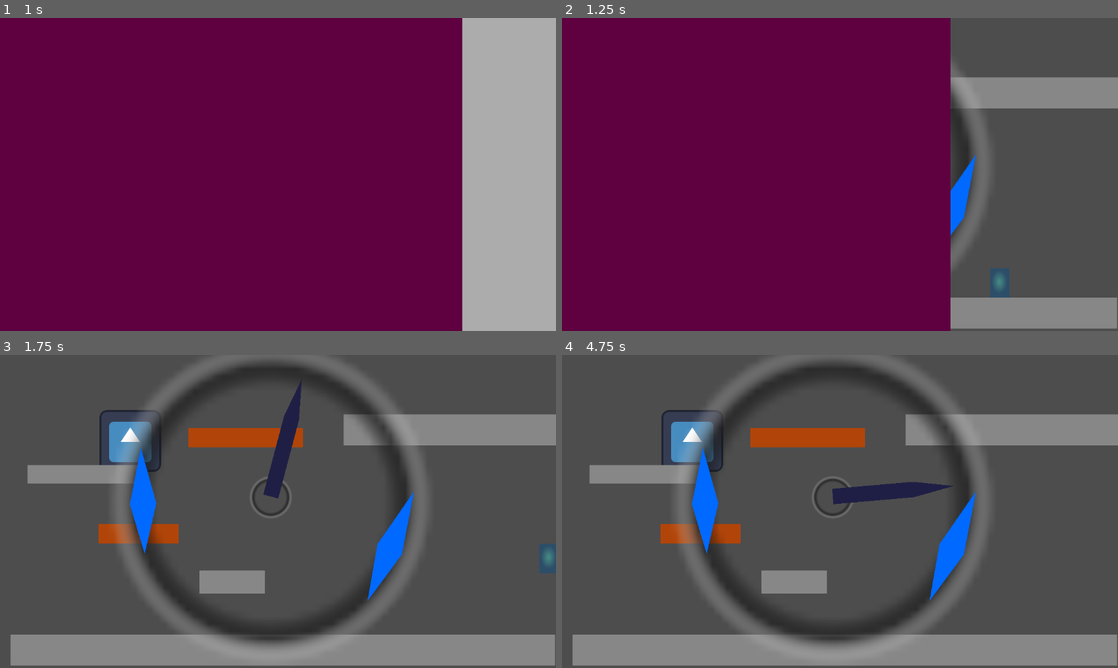
Above: before the commit, frames 1-4 (two rows, left to right).
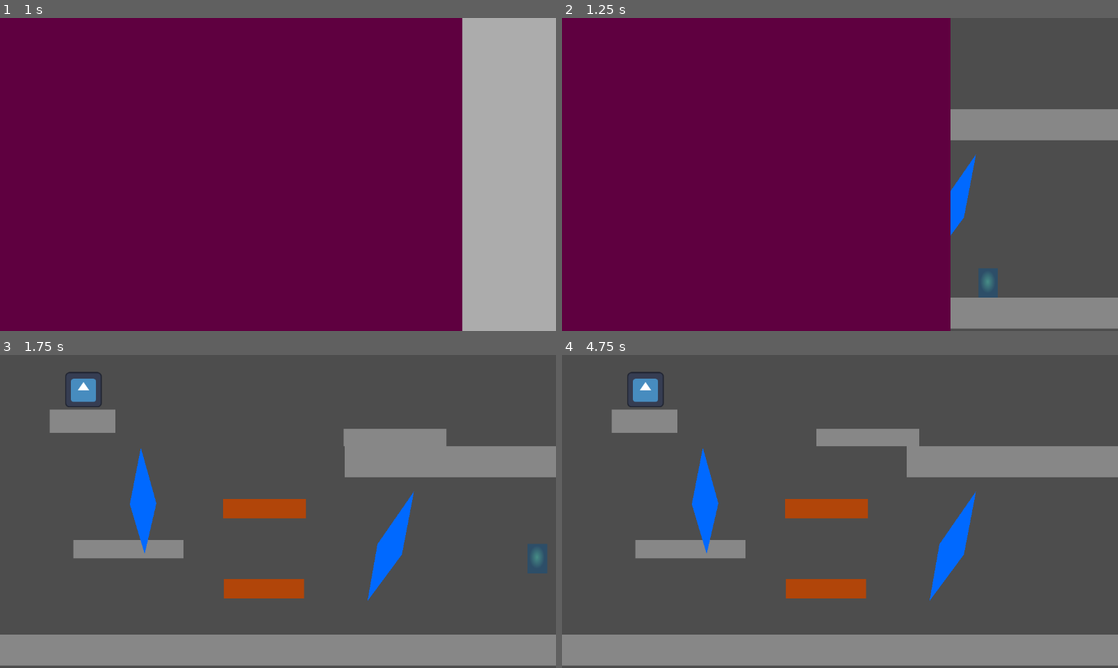
Above: after the commit, the same moments.

Repository: karasikrus/sib_jam_2023
Game: Godot game, scene res://scenes/menu/main_menu.tscn
Two runs of this game, one before a commit and one after it. Both use one fixed random seed, a clock stepped at 60 frames per second and the inputs below. The engine's default icon, where the game draws it, is replaced by a stand-in: a white triangle on a blue panel in a dark square.
Inputs:
- Up to frame 1 (1 s): click "Play Clock prototype" at 0.5 s
- Up to frame 2 (1.25 s): no input
- Up to frame 3 (1.75 s): hold Right (ui_right) from 1.28 s (still down); tap Space (jump) at 1.52 s
- Up to frame 4 (4.75 s): tap Space (jump) at 2.27, 3.77, 4.52 s; release Right (ui_right) at 2.78 s; hold Left (ui_left) 2.78-3.53 s; hold Right (ui_right) from 3.53 s (still down)

Frame 1 is identical in both runs. In frame 2, 7.2% of the frame differs, in the area x 69-100%, y 15-100%; in frame 3, 23%; in frame 4, 24%, in the area x 0-100%, y 0-100%.

Commit message:
Add animated platform

Diff:
--- a/scenes/clock_proto/clock_proto.tscn
+++ b/scenes/clock_proto/clock_proto.tscn
@@ -6,15 +6,17 @@
 [ext_resource type="PackedScene" uid="uid://bg7cylkwv1fu1" path="res://scenes/platform/hideable_platform.tscn" id="4_gohwb"]
 [ext_resource type="PackedScene" uid="uid://cksjpg4kfli4c" path="res://scenes/clock/clock.tscn" id="4_kpx52"]
 [ext_resource type="PackedScene" uid="uid://cadxttnixutmk" path="res://scenes/clock_sector/clock_sector.tscn" id="5_8k4ps"]
+[ext_resource type="PackedScene" uid="uid://10b3tjqsdi58" path="res://scenes/platform/moving_platform.tscn" id="5_p6oi6"]
 
 [node name="ClockProto" type="Node2D"]
 
 [node name="Sprite2D" type="Sprite2D" parent="."]
-position = Vector2(270, 178)
+position = Vector2(173, 72)
+scale = Vector2(0.59375, 0.570313)
 texture = ExtResource("1_q8pfd")
 
 [node name="Player" parent="." instance=ExtResource("3_4r8s7")]
-position = Vector2(907, 501)
+position = Vector2(883, 516)
 scale = Vector2(2, 2)
 jump_force = 1200.0
 
@@ -22,31 +24,36 @@
 
 [node name="Platform" parent="Platforms" instance=ExtResource("2_yrxdl")]
 position = Vector2(586, 611)
-scale = Vector2(17.64, 1)
+scale = Vector2(18.65, 1)
 
 [node name="Platform2" parent="Platforms" instance=ExtResource("2_yrxdl")]
-position = Vector2(932, 155)
+position = Vector2(934, 221)
 scale = Vector2(6.88, 1)
 
 [node name="Platform3" parent="Platforms" instance=ExtResource("2_yrxdl")]
-position = Vector2(171, 247)
+position = Vector2(266, 402)
 scale = Vector2(3.56, 0.599999)
 
 [node name="Platform4" parent="Platforms" instance=ExtResource("2_yrxdl")]
-position = Vector2(481, 470)
+position = Vector2(171, 137)
 scale = Vector2(2.12683, 0.76317)
 
 [node name="HideablePlatform" parent="Platforms" node_paths=PackedStringArray("clock_sector") instance=ExtResource("4_gohwb")]
-position = Vector2(287, 370)
+position = Vector2(547, 484)
 scale = Vector2(2.60696, 0.631233)
 clock_sector = NodePath("../../ClockSector")
 
 [node name="HideablePlatform2" parent="Platforms" node_paths=PackedStringArray("clock_sector") instance=ExtResource("4_gohwb")]
-position = Vector2(509, 171)
-scale = Vector2(3.72696, 0.631233)
+position = Vector2(548, 318)
+scale = Vector2(2.697, 0.631)
 clock_sector = NodePath("../../ClockSector2")
 
+[node name="MovingPlatform" parent="Platforms" instance=ExtResource("5_p6oi6")]
+position = Vector2(379, 171)
+scale = Vector2(3.32, 0.565)
+
 [node name="Clock" parent="." instance=ExtResource("4_kpx52")]
+visible = false
 position = Vector2(561, 293)
 scale = Vector2(2, 2)
 
@@ -59,5 +66,3 @@
 position = Vector2(296, 308)
 rotation = -0.0359314
 scale = Vector2(1, 4.00066)
-normal_color = Color(0, 0.415686, 1, 1)
-highlight_color = Color(0.75, 0.853922, 1, 1)
--- /dev/null
+++ b/scenes/platform/moving_platform.tscn
@@ -0,0 +1,68 @@
+[gd_scene load_steps=7 format=3 uid="uid://10b3tjqsdi58"]
+
+[sub_resource type="Gradient" id="Gradient_e4qmx"]
+colors = PackedColorArray(0.533333, 0.533333, 0.533333, 1, 0.533333, 0.533333, 0.533333, 1)
+
+[sub_resource type="GradientTexture2D" id="GradientTexture2D_3q5q5"]
+gradient = SubResource("Gradient_e4qmx")
+fill_to = Vector2(1, 1)
+
+[sub_resource type="RectangleShape2D" id="RectangleShape2D_ovsmp"]
+
+[sub_resource type="Animation" id="Animation_g54ij"]
+resource_name = "move_loop"
+length = 2.0
+loop_mode = 1
+tracks/0/type = "value"
+tracks/0/imported = false
+tracks/0/enabled = true
+tracks/0/path = NodePath(".:position")
+tracks/0/interp = 1
+tracks/0/loop_wrap = true
+tracks/0/keys = {
+"times": PackedFloat32Array(0, 1, 2),
+"transitions": PackedFloat32Array(1, 1, 1),
+"update": 0,
+"values": [Vector2(0, 0), Vector2(209, 0), Vector2(0, 0)]
+}
+
+[sub_resource type="Animation" id="Animation_tj33n"]
+length = 0.001
+tracks/0/type = "value"
+tracks/0/imported = false
+tracks/0/enabled = true
+tracks/0/path = NodePath(".:position")
+tracks/0/interp = 1
+tracks/0/loop_wrap = true
+tracks/0/keys = {
+"times": PackedFloat32Array(0),
+"transitions": PackedFloat32Array(1),
+"update": 0,
+"values": [Vector2(0, 0)]
+}
+
+[sub_resource type="AnimationLibrary" id="AnimationLibrary_w1kch"]
+_data = {
+"RESET": SubResource("Animation_tj33n"),
+"move_loop": SubResource("Animation_g54ij")
+}
+
+[node name="MovingPlatform" type="Node2D"]
+
+[node name="Platform" type="AnimatableBody2D" parent="."]
+collision_layer = 2
+collision_mask = 0
+metadata/_edit_group_ = true
+
+[node name="Sprite2D" type="Sprite2D" parent="Platform"]
+texture = SubResource("GradientTexture2D_3q5q5")
+
+[node name="CollisionShape2D" type="CollisionShape2D" parent="Platform"]
+scale = Vector2(3.2, 3.2)
+shape = SubResource("RectangleShape2D_ovsmp")
+
+[node name="AnimationPlayer" type="AnimationPlayer" parent="Platform"]
+autoplay = "move_loop"
+libraries = {
+"": SubResource("AnimationLibrary_w1kch")
+}
Not shown: 1 places in scenes/clock_proto/clock_proto.tscn that only renumber resources
